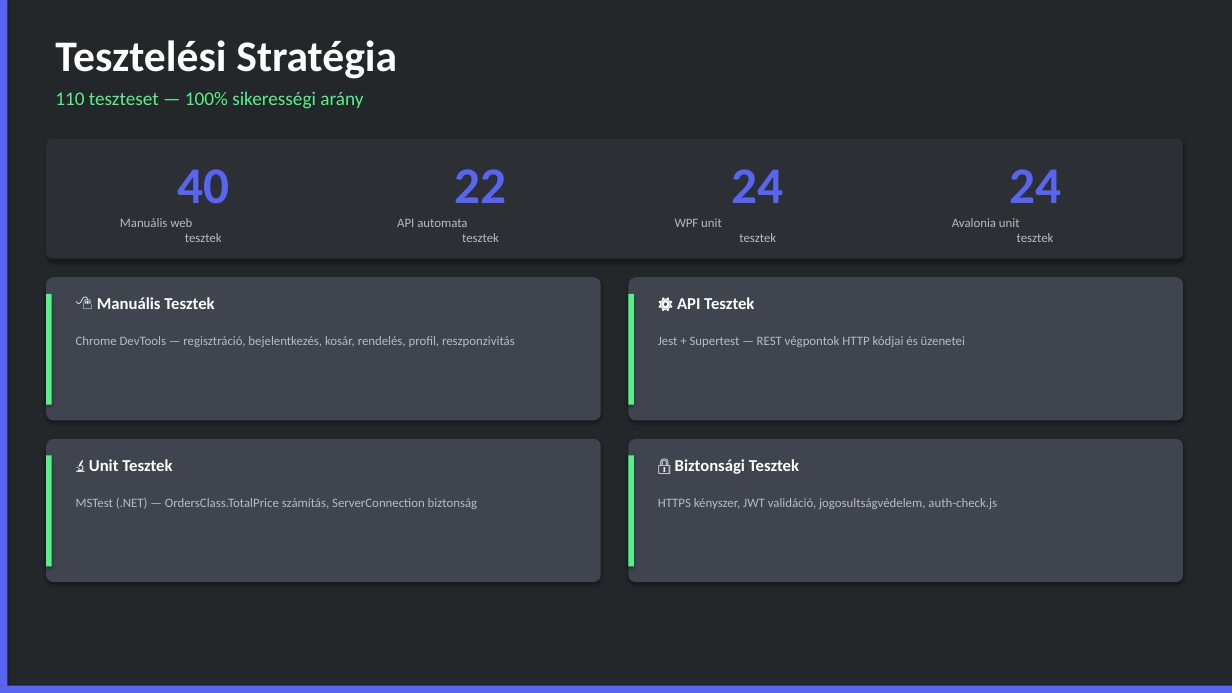
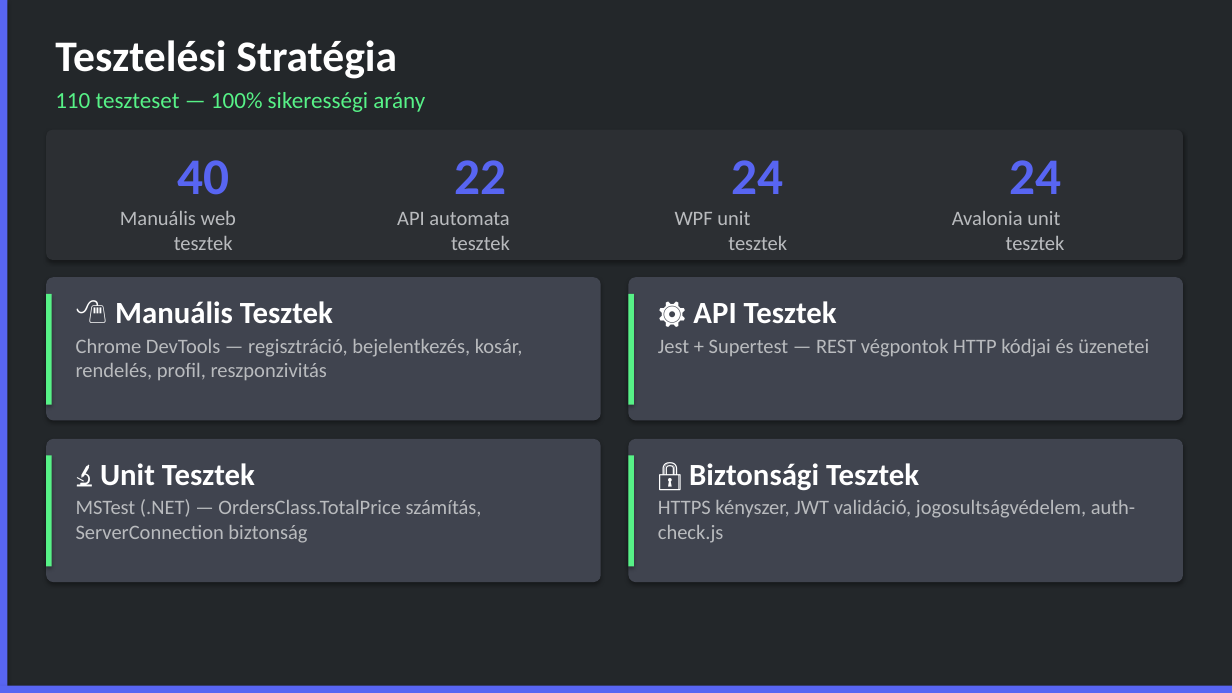
Before and after one commit to Grofrichard02/Notrox_WEB, a slide deck: slide 7 of NOTROX_Prezentacio_Final.pptx (slide 6 before the commit). Drawn at 1232x693 pixels with LibreOffice and Linux fonts; fonts in the diff are those of the drawing. Boxes give left, top, right and bottom in pixels: in the first picture for what was removed or moved away, otherwise in the second. Text is boxed around its words. In the diff, an @@ line names an element or a change of style, - is before the commit and + after.

```diff
--- a/NOTROX_Prezentacio_Final.pptx
+++ b/NOTROX_Prezentacio_Final.pptx
@@ text "110 teszteset — 100% sikerességi ..." at bbox=[55, 92, 425, 112]: size 15 to 18 pt @@
@@ rounded rectangle: place and size @@
-rounded rectangle at bbox=[46, 139, 1183, 259]
+rounded rectangle at bbox=[46, 129, 1183, 260]
@@ 4 texts: place and size @@
-4 texts at bbox=[177, 169, 1061, 204]
+4 texts at bbox=[177, 160, 1061, 195]
@@ text "Manuális web tesztek": place and size @@
-text "Manuális web tesztek" at bbox=[120, 218, 222, 242]
+text "Manuális web tesztek" at bbox=[120, 211, 236, 250]
@@ text "API automata tesztek": place and size @@
-text "API automata tesztek" at bbox=[397, 219, 499, 242]
+text "API automata tesztek" at bbox=[397, 212, 510, 250]
@@ text "WPF unit tesztek": place and size @@
-text "WPF unit tesztek" at bbox=[675, 218, 776, 242]
+text "WPF unit tesztek" at bbox=[675, 211, 787, 250]
@@ text "Avalonia unit tesztek": place and size @@
-text "Avalonia unit tesztek" at bbox=[952, 218, 1054, 242]
+text "Avalonia unit tesztek" at bbox=[952, 211, 1065, 250]
@@ size 10 to 16 pt in 8 elements at bbox=[76, 339, 523, 380], bbox=[76, 499, 482, 543], bbox=[658, 500, 1135, 543], bbox=[120, 211, 236, 250], bbox=[397, 212, 510, 250], bbox=[675, 211, 787, 250], bbox=[952, 211, 1065, 250], bbox=[658, 339, 1149, 357] @@
@@ size 13 to 24 pt in 4 elements at bbox=[115, 301, 333, 323], bbox=[693, 301, 837, 323], bbox=[100, 463, 255, 485], bbox=[689, 463, 919, 490] @@
```
Also in this commit, not shown: 18 other slides changed, 6 slides added, 1 slide removed.
